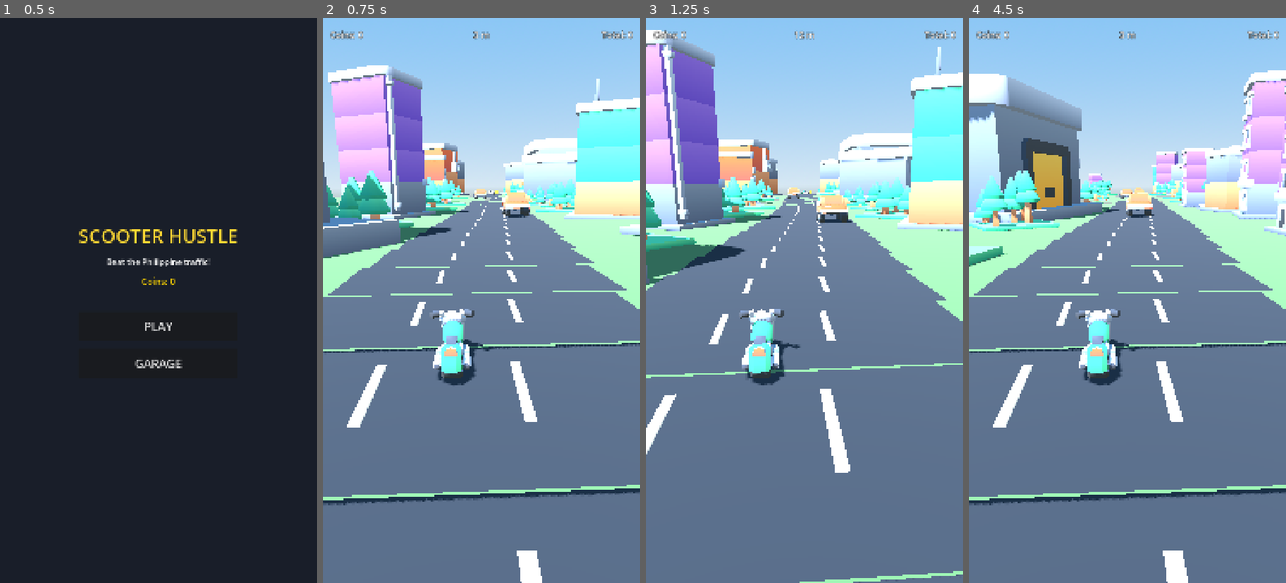
Above: before the commit, frames 1-4 (left to right).
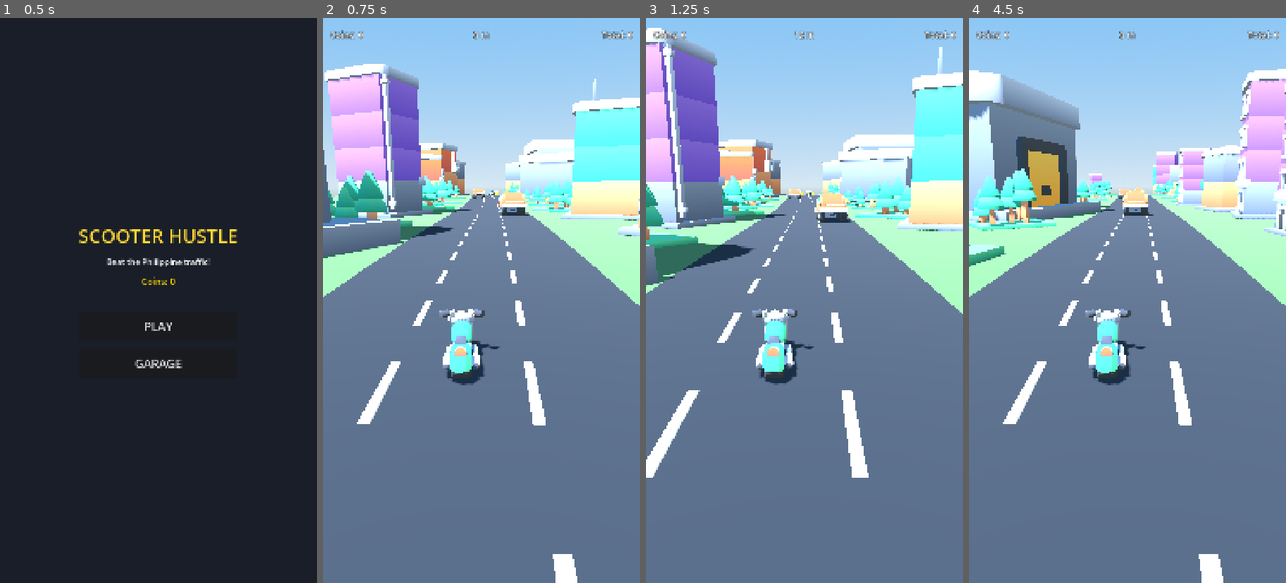
Above: after the commit, the same moments.

Repository: daveph74/ScooterHustle3d
Game: Godot game, scene res://ui/MainMenu.tscn
Same seed, same stepped clock (60 frames per second), same inputs: the game is played once before the commit and once after it.
Inputs (mouse positions are in pixels of both pictures, inside the frame that each line leads up to):
- Up to frame 1 (0.5 s): no input
- Up to frame 2 (0.75 s): click "PLAY" at 0.5 s
- Up to frame 3 (1.25 s): no input
- Up to frame 4 (4.5 s): move the mouse to (1197, 272) at 1.27 s; hold Right (move_right) 1.28-2 s; click (1197, 272) at 1.42 s; drag from (1064, 328) to (1111, 413) at 2.02 s; move the mouse to (1159, 176) at 2.77 s; hold Right (move_right) 2.78-3.5 s; drag from (1111, 413) to (1032, 215) at 3.52 s; click "Retry" at 4.25 s

Frame 1 is identical in both runs. In frame 2, 11% of the frame differs, in the area x 0-100%, y 8-100%; in frame 3, 9.2%; in frame 4, 11%.

Commit message:
Fix broken-looking road on hills and bends
Tile the road as a continuous ribbon: each tile is now pitched to the slope
and yawed into the bend (computed from the path tangent), so neighbouring
tiles join instead of staircasing. Grass overlaps generously underneath so no
seam can reveal it; the road tiles meet with a hairline overlap (no z-fight).
Softened the bend/hill amplitudes for a cleaner look.

Co-Authored-By: Claude Opus 4.8 <noreply@anthropic.com>
Claude-Session: https://claude.ai/code/session_01PHLVEVPJpfCS2xU3BfnMgD

Diff:
--- a/scripts/Game.gd
+++ b/scripts/Game.gd
@@ -205,25 +205,25 @@
 
 
 ## Build one road tile: grass + asphalt + a dash on each lane divider.
-## Tiles are made slightly longer than their spacing so they overlap, which
-## hides any little seams once they are tilted along hills.
+## The grass overlaps generously (green-on-green is invisible) while the road
+## barely overlaps; tiles are tilted to the slope in _scroll_road so they join
+## into a continuous ribbon with no seams.
 func _make_road_segment() -> Node3D:
 	var segment := Node3D.new()
-	var overlap := SEGMENT_LENGTH + 0.6
 
 	# Wide grass, baked into the tile so the ground rolls with the hills.
 	var ground := MeshInstance3D.new()
 	var ground_plane := PlaneMesh.new()
-	ground_plane.size = Vector2(GROUND_WIDTH, overlap)
+	ground_plane.size = Vector2(GROUND_WIDTH, SEGMENT_LENGTH + 1.0)
 	ground.mesh = ground_plane
 	ground.material_override = _ground_material
 	ground.position.y = -0.04
 	segment.add_child(ground)
 
-	# Asphalt road on top.
+	# Asphalt road on top (tiny overlap so tilted tiles meet without a seam).
 	var road := MeshInstance3D.new()
 	var plane := PlaneMesh.new()
-	plane.size = Vector2(ROAD_WIDTH, overlap)
+	plane.size = Vector2(ROAD_WIDTH, SEGMENT_LENGTH + 0.08)
 	road.mesh = plane
 	road.material_override = _road_material
 	segment.add_child(road)
@@ -242,17 +242,26 @@
 
 
 ## Slide every road tile toward the player; recycle any that fall behind, and
-## displace each tile along the hill/bend path.
+## sit + tilt each tile on the hill/bend path so the road is one smooth ribbon.
 func _scroll_road(amount: float) -> void:
 	var total_length := SEGMENT_COUNT * SEGMENT_LENGTH
+	var half := SEGMENT_LENGTH * 0.5
 	for segment in _segments:
 		segment.position.z += amount
 		if segment.position.z > DESPAWN_Z + SEGMENT_LENGTH:
 			# Jump it back to the far end to make the road feel endless.
 			segment.position.z -= total_length
-		var off := _path_offset(segment.position.z)
-		segment.position.x = off.x
-		segment.position.y = off.y
+
+		var c := segment.position.z
+		var here := _path_offset(c)
+		var near := _path_offset(c + half)   # edge toward the player
+		var far := _path_offset(c - half)    # edge toward the horizon
+
+		segment.position.x = here.x
+		segment.position.y = here.y
+		# Pitch to the slope and yaw into the bend so neighbours line up.
+		segment.rotation.x = atan2(far.y - near.y, SEGMENT_LENGTH)
+		segment.rotation.y = atan2(near.x - far.x, SEGMENT_LENGTH)
 
 
 # ==========================================================================
@@ -261,11 +270,11 @@
 
 # Sideways displacement of the track at world position w (gentle, long bends).
 func _path_x(w: float) -> float:
-	return (sin(w * 0.0065) * 7.0 + sin(w * 0.017) * 2.5) * BEND_DIR
+	return (sin(w * 0.006) * 5.0 + sin(w * 0.015) * 2.0) * BEND_DIR
 
 # Vertical displacement of the track at world position w (small rolling hills).
 func _path_y(w: float) -> float:
-	return (sin(w * 0.020) * 1.4 + cos(w * 0.045) * 0.7) * HILL_DIR
+	return (sin(w * 0.020) * 1.2 + cos(w * 0.045) * 0.5) * HILL_DIR
 
 ## How far to displace an object that is currently at local z (z < 0 = ahead).
 ## We subtract the value at the player so the offset is zero right at z = 0.
